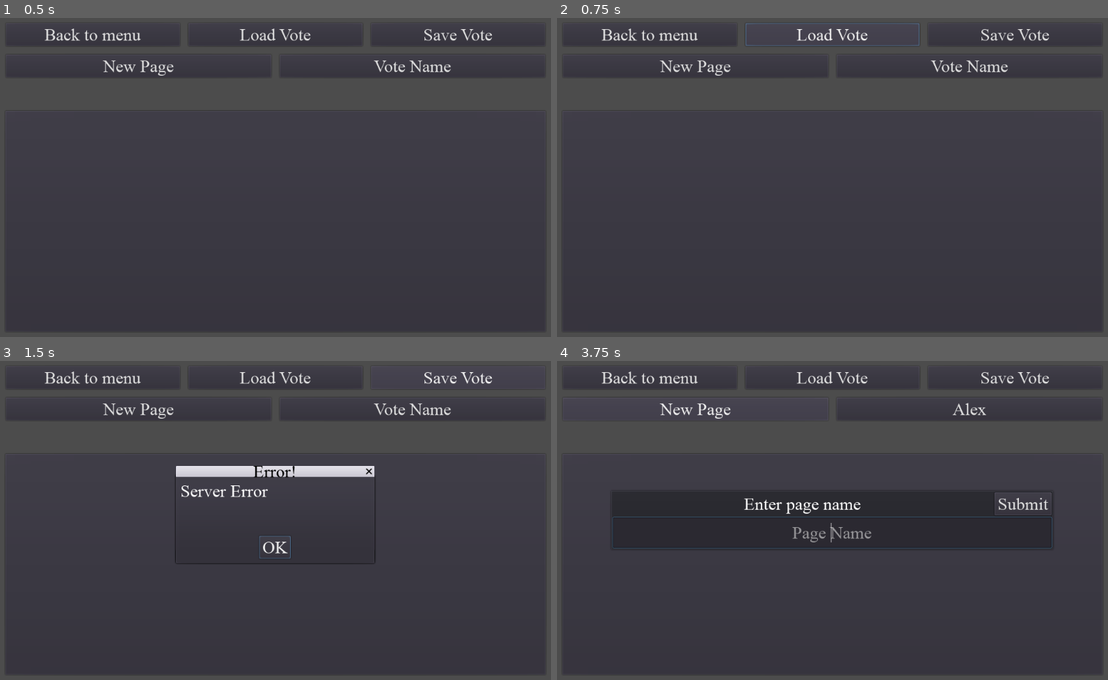
Above: before the commit, frames 1-4 (two rows, left to right).
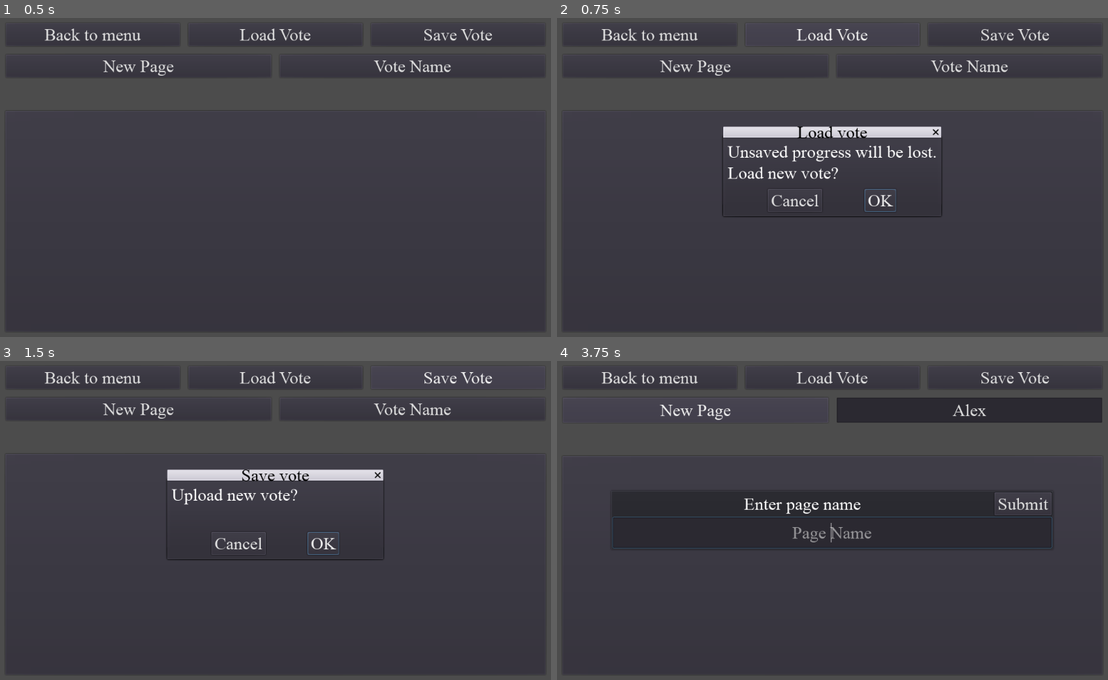
Above: after the commit, the same moments.

Repository: muckas/live-voter-client
Game: Godot game, scene res://scenes/VoteEditor.tscn
The game is run twice, just before and just after one commit, with the same random seed, the same clock (stepped at 60 frames per second) and the same inputs. This scene is started directly instead of the project's main scene. The engine's default icon, where the game draws it, is replaced by a stand-in: a white triangle on a blue panel in a dark square.
Inputs (mouse positions are in pixels of both pictures, inside the frame that each line leads up to):
- Up to frame 1 (0.5 s): no input
- Up to frame 2 (0.75 s): click "Load Vote" at 0.5 s
- Up to frame 3 (1.5 s): click "Save Vote" at 1.25 s
- Up to frame 4 (3.75 s): click "Vote Name" at 2 s; click (970, 408) at 2.77 s; type "Alex" at 2.85 s; click "New Page" at 3.5 s

Frame 1 is identical in both runs. In frame 2, 2.6% of the frame differs, in the area x 30-70%, y 1-63%; in frame 3, 2.2%; in frame 4, 0.6%.
Error after the commit: Invalid set index 'sdasvisible' (on base: 'Button') with value of type 'bool'. (res://scenes/VoteEditor.gd:83)

Commit message:
Loading vote data

Diff:
--- a/objects/VoteItemEdit.gd
+++ b/objects/VoteItemEdit.gd
@@ -18,6 +18,10 @@
 	var vote_item:Dictionary = Dictionary()
 	vote_item["item_name"] = name_button.text
 	return vote_item
+
+func set_item_name(name:String):
+	name_edit.text = name
+	_on_NameEdit_text_entered(name)
 
 
 func _on_self_resized() -> void:
--- a/objects/VotePageEdit.gd
+++ b/objects/VotePageEdit.gd
@@ -23,6 +23,18 @@
 		vote_page["page_items"][index] = grid.get_child(index).return_vote_item()
 	return vote_page
 
+func set_page_name(name:String) -> void:
+	set_name(name)
+
+func set_page_columns(columns:int) -> void:
+	columns_spinbox.value = columns
+	_on_ColumnsSpinBox_value_changed(columns)
+
+func add_vote_item(name:String) -> void:
+	var vote_item_instance = vote_item_scene.instance()
+	grid.add_child(vote_item_instance)
+	vote_item_instance.set_item_name(name)
+
 
 func _on_self_resized() -> void:
 	vbox.rect_position = Vector2(16, 16)
--- a/scenes/VoteEditor.gd
+++ b/scenes/VoteEditor.gd
@@ -11,11 +11,45 @@
 onready var vote_name_button:Button = $VBoxContainer/HBoxEdit/BtVoteName
 onready var vote_name_edit:LineEdit = $VBoxContainer/HBoxEdit/VoteNameEdit
 onready var new_vote_popup:Popup = $PopupNewVote
+onready var save_confirm_popup:Popup = $PopupSave
 onready var new_vote_id:LineEdit = $PopupNewVote/VBoxContainer/NewVoteId
+onready var load_vote_confirm_popup:Popup = $PopupLoad
+onready var load_vote_popup:Popup = $PopupLoadVote
+onready var load_vote_id_edit:LineEdit = $PopupLoadVote/HBoxContainer/LoadVoteIdEdit
 
 func _ready() -> void:
 	get_tree().root.connect("size_changed", self, "_on_viewport_size_changed")
 	_on_viewport_size_changed()
+
+
+func _return_vote_data() -> Dictionary:
+	var vote_data:Dictionary = Dictionary()
+	vote_data["vote_name"] = vote_name_button.text
+	vote_data["vote_pages"] = Dictionary()
+	for index in range(tab_container.get_child_count()):
+		vote_data["vote_pages"][index] = tab_container.get_child(index).return_vote_page()
+	return vote_data
+
+func _create_vote_from_data(vote_data:Dictionary) -> void:
+	vote_name_edit.text = vote_data["vote_name"]
+	vote_name_button.text = vote_data["vote_name"]
+	var vote_pages:Dictionary = vote_data["vote_pages"]
+	for page_index in range(len(vote_pages)):
+		var vote_page:Dictionary = vote_pages[String(page_index)]
+		var vote_page_instance:VotePageEdit = vote_page_scene.instance()
+		tab_container.add_child(vote_page_instance)
+		vote_page_instance.set_page_name(vote_page["page_name"])
+		vote_page_instance.set_page_columns(vote_page["page_columns"])
+		for item_index in range(len(vote_page["page_items"])):
+			vote_page_instance.add_vote_item(
+				vote_page["page_items"][String(item_index)]["item_name"]
+				)
+
+func _clean_vote_editor() -> void:
+	vote_name_edit.text = ""
+	vote_name_button.text = "Vote Name"
+	for child in tab_container.get_children():
+		child.queue_free()
 
 
 func _on_viewport_size_changed() -> void:
@@ -46,16 +80,15 @@
 
 func _on_VoteNameEdit_text_entered(_new_text:String) -> void:
 	vote_name_button.text = vote_name_edit.text
-	vote_name_button.visible = true
+	vote_name_button.sdasvisible = true
 	vote_name_edit.visible = false
 
+
 func _on_BtSaveVote_pressed() -> void:
-	var vote_data:Dictionary = Dictionary()
-	vote_data["vote_name"] = vote_name_button.text
-	vote_data["vote_pages"] = Dictionary()
-	for index in range(tab_container.get_child_count()):
-		vote_data["vote_pages"][index] = tab_container.get_child(index).return_vote_page()
-	var query:String = JSON.print(vote_data)
+	save_confirm_popup.popup_centered()
+
+func _on_PopupSave_confirmed() -> void:
+	var query:String = JSON.print(_return_vote_data())
 	var headers:PoolStringArray = ["Content-Type: application/json"]
 	var endpoint:String = "/new-vote"
 	var request_url:String = Global.server_url + ":" + String(Global.server_port) + endpoint
@@ -72,6 +105,40 @@
 			new_vote_id.text = response["message"]
 			new_vote_popup.popup_centered()
 		else:
+			error_popup.dialog_text = "Server not responding"
 			error_popup.popup_centered()
 	else:
+		error_popup.dialog_text = "Server not responding"
 		error_popup.popup_centered()
+
+
+func _on_BtLoadVote_pressed() -> void:
+	load_vote_confirm_popup.popup_centered()
+
+func _on_PopupLoad_confirmed():
+	_clean_vote_editor()
+	load_vote_id_edit.text = ""
+	load_vote_popup.popup_centered()
+
+func _on_LoadVoteIdEdit_text_entered(_new_text:String) -> void:
+	load_vote_popup.visible = false
+	var vote_id:String = load_vote_id_edit.text
+	var endpoint:String = "/vote-data/" + vote_id
+	var request_url:String = Global.server_url + ":" + String(Global.server_port) + endpoint
+	var http:HTTPRequest = HTTPRequest.new()
+	self.add_child(http)
+	http.connect("request_completed", self, "_on_vote_data_request_completed")
+	http.request(request_url)
+
+func _on_vote_data_request_completed(result:int, _response_code:int, _headers:PoolStringArray, body:PoolByteArray) -> void:
+	var json:JSONParseResult = JSON.parse(body.get_string_from_utf8())
+	if result == HTTPRequest.RESULT_SUCCESS:
+		if json.result:
+			var vote_data:Dictionary = json.result
+			_create_vote_from_data(vote_data)
+		else:
+			error_popup.dialog_text = "Vote not found"
+			error_popup.popup_centered()
+	else:
+		error_popup.dialog_text = "Server not responding"
+		error_popup.popup_centered()
--- a/scenes/VoteEditor.tscn
+++ b/scenes/VoteEditor.tscn
@@ -133,6 +133,23 @@
 dialog_text = "Unsaved progress will be lost.
 Exit to menu?"
 
+[node name="PopupLoad" type="ConfirmationDialog" parent="."]
+margin_left = 330.0
+margin_top = 218.0
+margin_right = 727.0
+margin_bottom = 363.0
+window_title = "Load vote"
+dialog_text = "Unsaved progress will be lost.
+Load new vote?"
+
+[node name="PopupSave" type="ConfirmationDialog" parent="."]
+margin_left = 330.0
+margin_top = 218.0
+margin_right = 727.0
+margin_bottom = 363.0
+window_title = "Save vote"
+dialog_text = "Upload new vote?"
+
 [node name="PopupNewVote" type="PopupPanel" parent="."]
 margin_left = 138.0
 margin_top = 159.0
@@ -165,6 +182,36 @@
 align = 1
 editable = false
 
+[node name="PopupLoadVote" type="PopupPanel" parent="."]
+margin_left = 108.0
+margin_top = 194.0
+margin_right = 897.0
+margin_bottom = 261.0
+__meta__ = {
+"_edit_group_": true
+}
+
+[node name="HBoxContainer" type="HBoxContainer" parent="PopupLoadVote"]
+margin_left = 4.0
+margin_top = 4.0
+margin_right = 785.0
+margin_bottom = 63.0
+size_flags_horizontal = 3
+size_flags_vertical = 3
+
+[node name="LoadVoteIdEdit" type="LineEdit" parent="PopupLoadVote/HBoxContainer"]
+margin_right = 672.0
+margin_bottom = 59.0
+size_flags_horizontal = 3
+align = 1
+placeholder_text = "Vote ID"
+
+[node name="BtLoadVoteSubmit" type="Button" parent="PopupLoadVote/HBoxContainer"]
+margin_left = 676.0
+margin_right = 781.0
+margin_bottom = 59.0
+text = "Submit"
+
 [node name="PopupError" type="AcceptDialog" parent="."]
 margin_left = 319.0
 margin_top = 194.0
@@ -174,6 +221,7 @@
 dialog_text = "Server Error"
 
 [connection signal="pressed" from="VBoxContainer/HBoxSaveLoad/BtExit" to="." method="_on_BtExit_pressed"]
+[connection signal="pressed" from="VBoxContainer/HBoxSaveLoad/BtLoadVote" to="." method="_on_BtLoadVote_pressed"]
 [connection signal="pressed" from="VBoxContainer/HBoxSaveLoad/BtSaveVote" to="." method="_on_BtSaveVote_pressed"]
 [connection signal="pressed" from="VBoxContainer/HBoxEdit/BtNewPage" to="." method="_on_BtNewPage_pressed"]
 [connection signal="pressed" from="VBoxContainer/HBoxEdit/BtVoteName" to="." method="_on_BtVoteName_pressed"]
@@ -182,3 +230,7 @@
 [connection signal="pressed" from="PopupNewPage/VBoxContainer/HBoxContainer/BtSubmitName" to="." method="_on_PageNameEdit_text_entered" binds= [ "" ]]
 [connection signal="text_entered" from="PopupNewPage/VBoxContainer/PageNameEdit" to="." method="_on_PageNameEdit_text_entered"]
 [connection signal="confirmed" from="PopupExit" to="." method="_on_PopupExit_confirmed"]
+[connection signal="confirmed" from="PopupLoad" to="." method="_on_PopupLoad_confirmed"]
+[connection signal="confirmed" from="PopupSave" to="." method="_on_PopupSave_confirmed"]
+[connection signal="text_entered" from="PopupLoadVote/HBoxContainer/LoadVoteIdEdit" to="." method="_on_LoadVoteIdEdit_text_entered"]
+[connection signal="pressed" from="PopupLoadVote/HBoxContainer/BtLoadVoteSubmit" to="." method="_on_LoadVoteIdEdit_text_entered" binds= [ "" ]]
